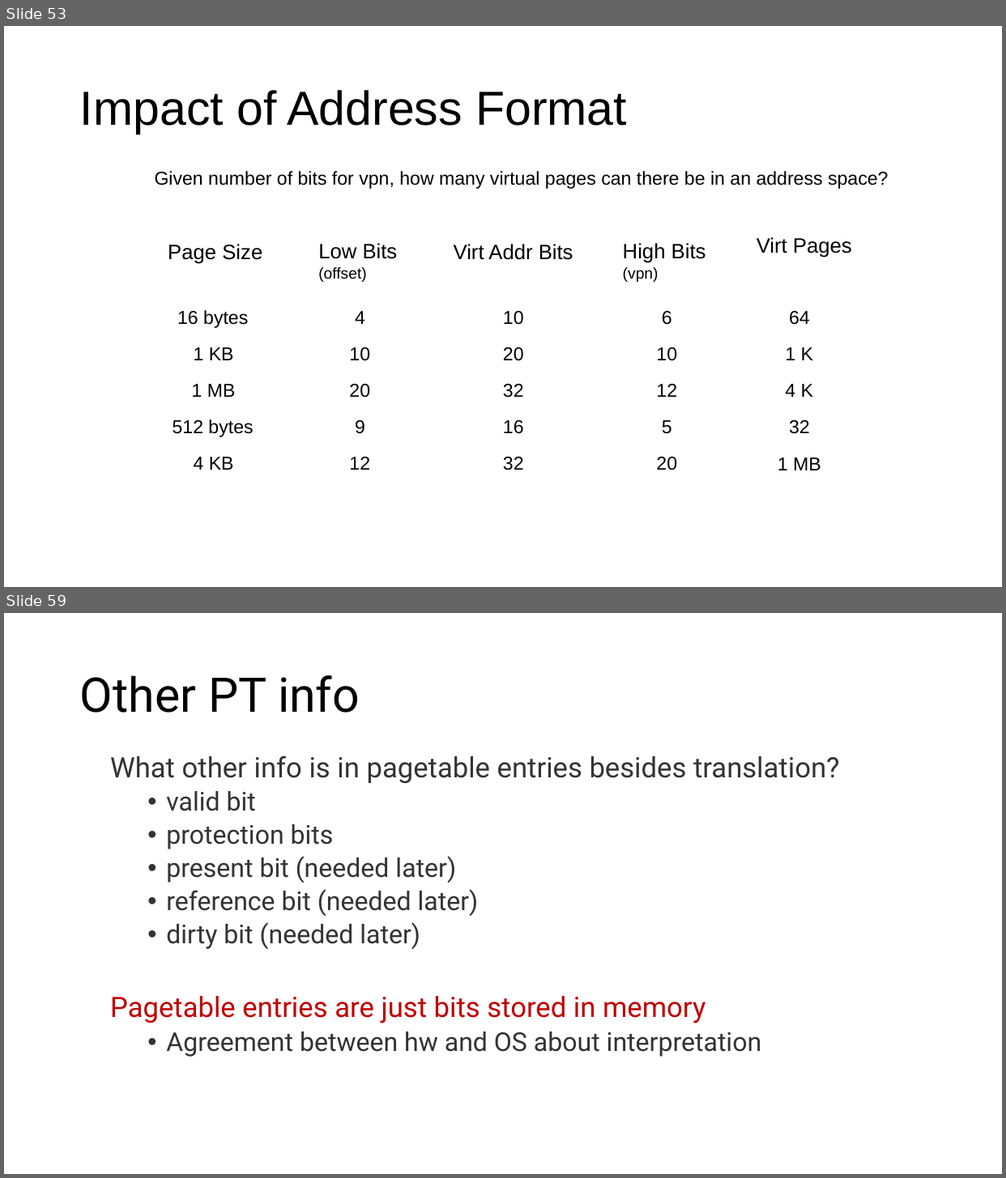
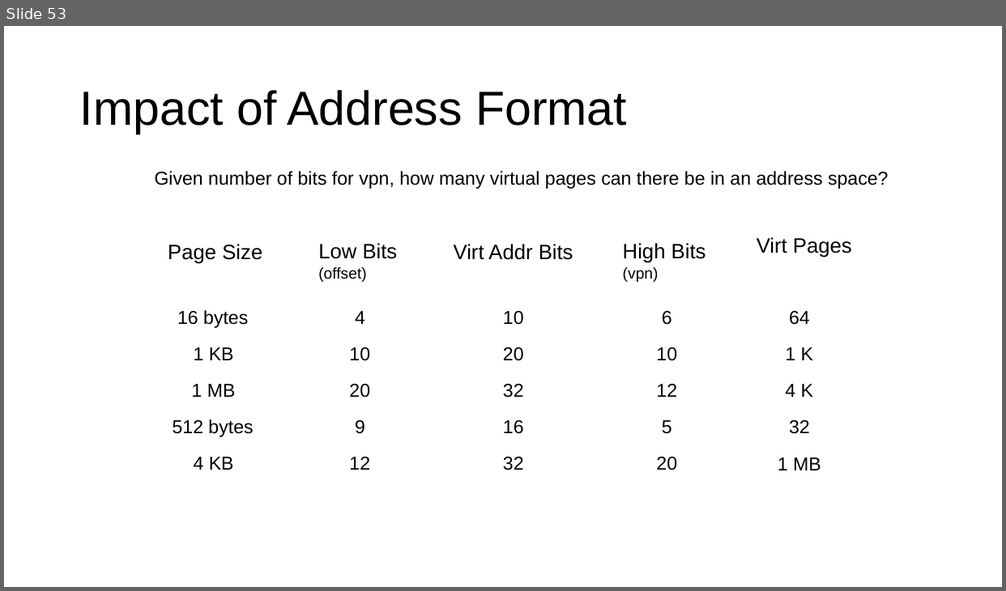
Before and after one commit to ngsrinivas/coursegen, a slide deck: ex/416-F23/staging/416-F23/lectures/05-vm-segmentation-paging.pptx. Shown one above the other, each under a label of ours: slides 53 and 59 before the commit, slide 53 after it; the slides between them are not shown. The pictures are 1006x1178 and 1006x591 pixels, drawn with LibreOffice and Linux fonts; fonts in the diff are those of the drawing. Boxes give left, top, right and bottom in pixels: in the first picture for what was removed or moved away, otherwise in the second. Text is boxed around its words. In the diff, an @@ line names an element or a change of style, - is before the commit and + after.

```diff
--- a/ex/416-F23/staging/416-F23/lectures/05-vm-segmentation-paging.pptx
+++ b/ex/416-F23/staging/416-F23/lectures/05-vm-segmentation-paging.pptx
@@ slide 59 removed at [4,613,1002,1174], background #FFFFFF @@
@@ title removed at [80,675,360,713] @@
-Other PT info
@@ text removed at [110,756,840,1057] @@
-What other info is in pagetable entries besides translation?
-  • valid bit
-  • protection bits
-  • present bit (needed later)
-  • reference bit (needed later)
-  • dirty bit (needed later)
-Pagetable entries are just bits stored in memory
-  • Agreement between hw and OS about interpretation
```
Also in this commit, not shown: 21 other slides removed, 6 other files.
